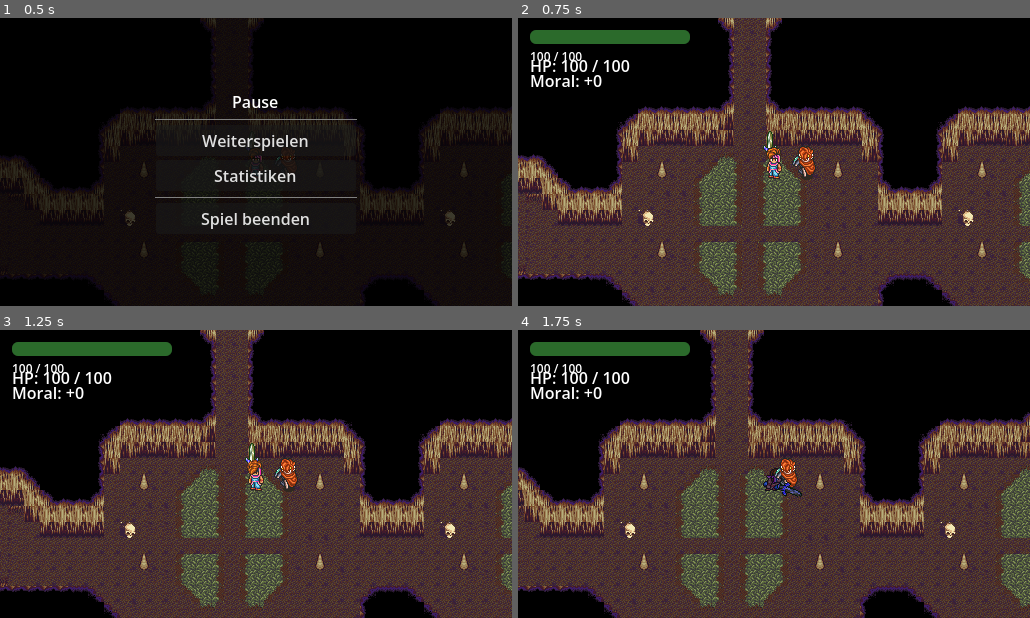
Above: before the commit, frames 1-4 (two rows, left to right).
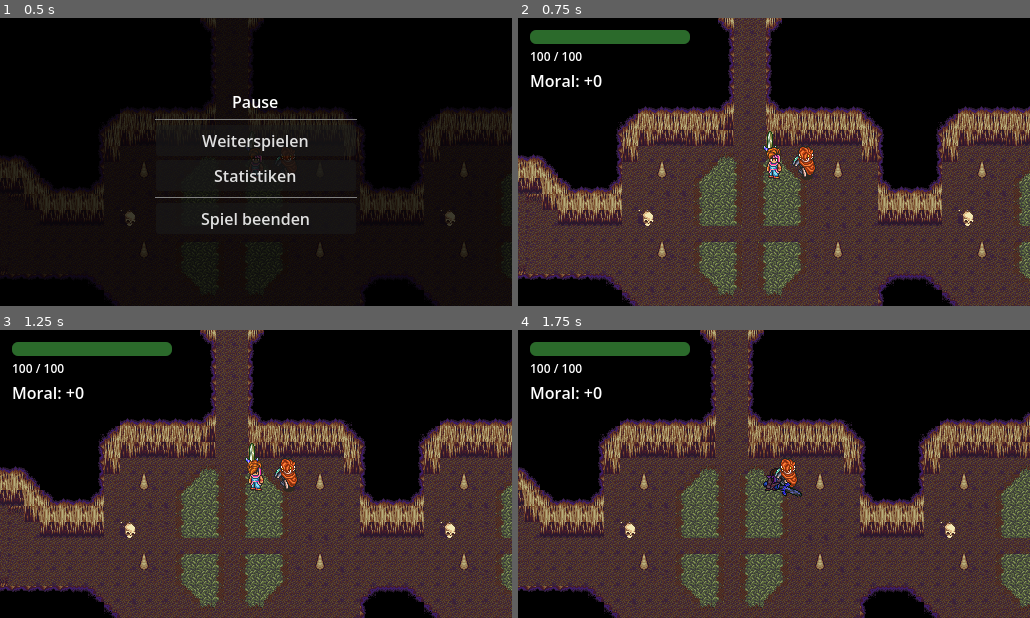
Above: after the commit, the same moments.

Repository: SpicyIcy1/Roguelike-Game
Game: Godot game, scene res://scenes/Main.tscn
Same seed, same stepped clock (60 frames per second), same inputs: the game is played once before the commit and once after it.
Inputs (mouse positions are in pixels of both pictures, inside the frame that each line leads up to):
- Up to frame 1 (0.5 s): no input
- Up to frame 2 (0.75 s): click "Weiterspielen" at 0.5 s
- Up to frame 3 (1.25 s): no input
- Up to frame 4 (1.75 s): move the mouse to (886, 459) at 1.27 s; hold Right (ui_right) from 1.28 s (still down); tap Q (DevMode) at 1.35 s; click (886, 459) at 1.42 s

Frame 1 is identical in both runs. In frame 2, 0.4% of the frame differs, in the area x 2-22%, y 14-19%; in frame 3, 0.4%; in frame 4, 0.4%.

Commit message:
Fix doppelte Lebensanzeige

Diff:
--- a/info/scripts/esc_menu.gd
+++ b/info/scripts/esc_menu.gd
@@ -20,8 +20,6 @@
 var player_ref: Node = null
 
 
-var hud_hp: Label
-
 func _ready() -> void:
 	process_mode = PROCESS_MODE_ALWAYS
 	layer = 10
@@ -52,9 +50,6 @@
 		PlayerData.first_start = false
 		call_deferred("open")
 
-	hud_hp = _build_hud_hp()
-	hud_layer.add_child(hud_hp)
-	PlayerData.hp_changed.connect(_on_hp_changed)
 
 
 func _unhandled_input(event: InputEvent) -> void:
@@ -259,21 +254,6 @@
 
 	return vbox
 
-func _build_hud_hp() -> Label:
-	var lbl = Label.new()
-	lbl.set_anchors_and_offsets_preset(Control.PRESET_TOP_LEFT)
-	lbl.position = Vector2(12, 36) # Positioned below the moral label
-	var player = get_tree().get_first_node_in_group("Player")
-	if player:
-		lbl.text = "HP: %d / %d" % [player.current_health, player.max_health]
-	else:
-		lbl.text = "HP: —"
-	return lbl
-
-
-func _on_hp_changed(current: int, max_hp: int) -> void:
-	hud_hp.text = "HP: %d / %d" % [current, max_hp]
-
 
 func _on_moral_changed(new_score: int) -> void:
 	hud_moral.text = _hud_moral_text(new_score)
